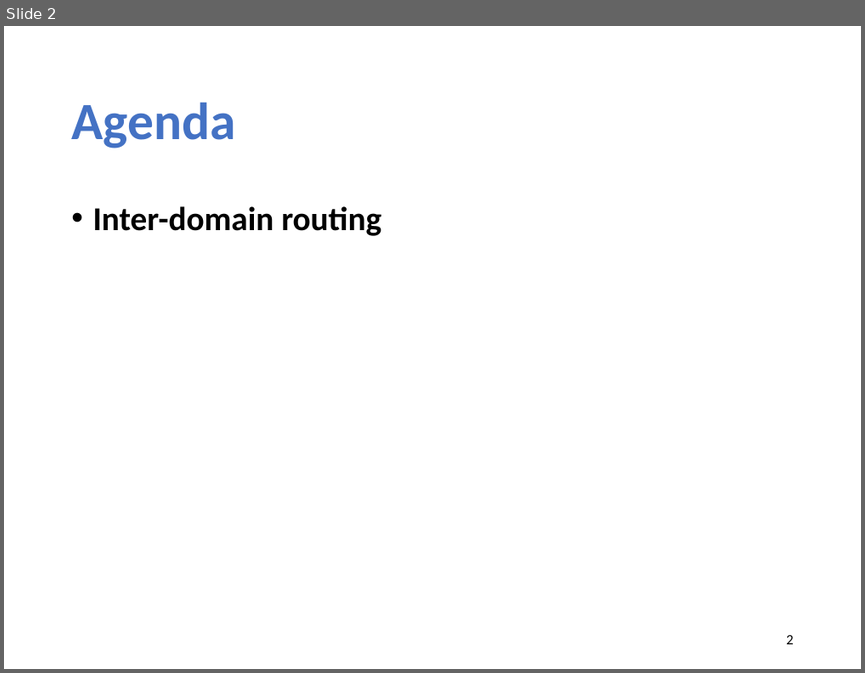
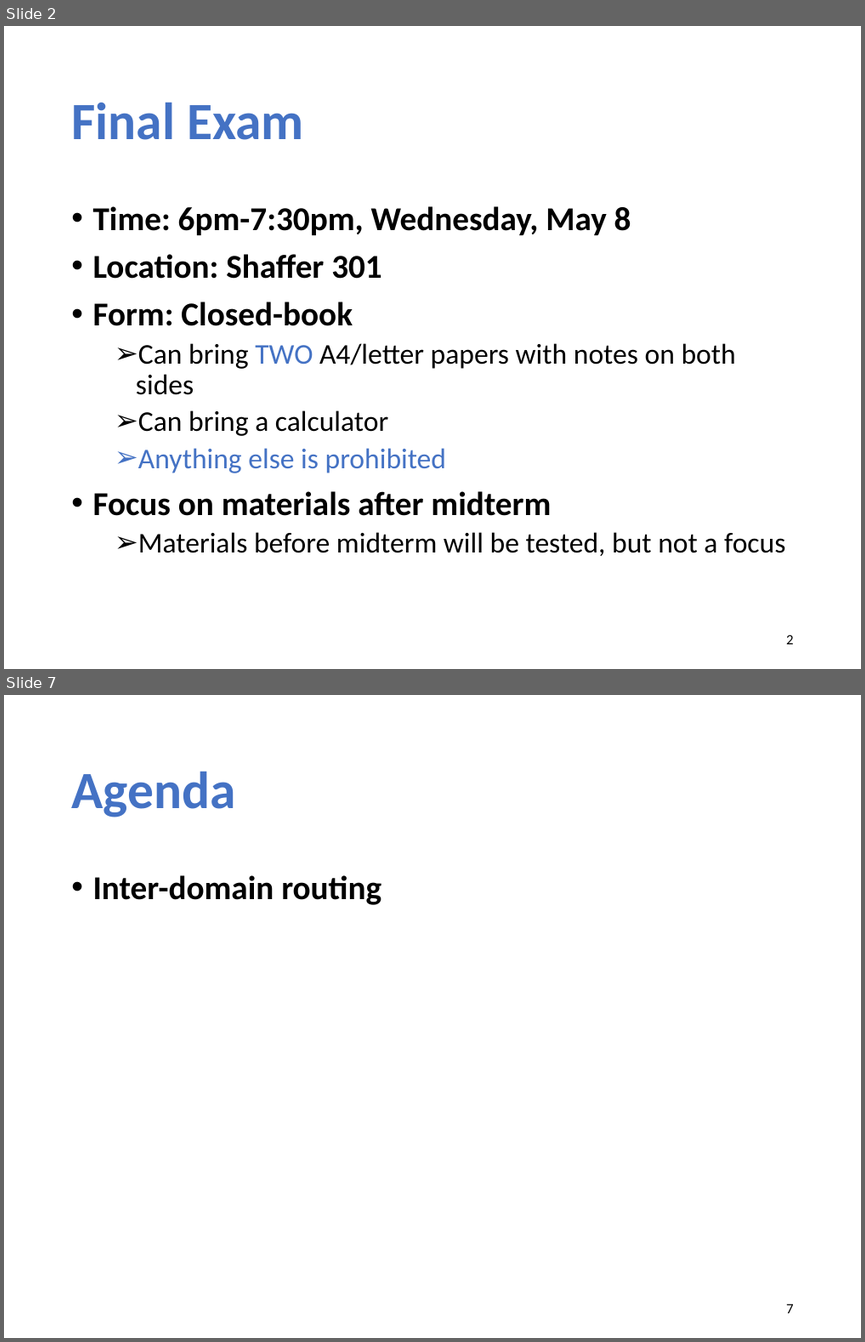
Before and after one commit to xinjin/course-net, a slide deck: slides/lec14_interdomain.pptx. Shown one above the other, each under a label of ours: slide 2 before the commit, slides 2 and 7 after it; the slides between them are not shown. The pictures are 865x673 and 865x1342 pixels, drawn with LibreOffice and Linux fonts; fonts in the diff are those of the drawing. Boxes give left, top, right and bottom in pixels: in the first picture for what was removed or moved away, otherwise in the second. Text is boxed around its words. In the diff, an @@ line names an element or a change of style, - is before the commit and + after.

```diff
--- a/slides/lec14_interdomain.pptx
+++ b/slides/lec14_interdomain.pptx
@@ slide 2 added at [4, 26, 861, 669], background #FFFFFF @@
@@ title added at [71, 102, 304, 140], 44 pt, text #4472C4, bold @@
+Final Exam
@@ text added at [93, 206, 785, 556], 24 pt, text #000000 @@
+• Time: 6pm-7:30pm, Wednesday, May 8
+• Location: Shaffer 301
+• Form: Closed-book
+  ➢ Can bring TWO A4/letter papers with notes on both sides
+  ➢ Can bring a calculator
+  ➢ Anything else is prohibited
+• Focus on materials after midterm
+  ➢ Materials before midterm will be tested, but not a focus
@@ page number added at [786, 635, 793, 644], 12 pt, text #000000 @@
+2
@@ what was slide 2 is now slide 7 @@
@@ page number at [786, 1304, 793, 1313]: text changed @@
-2
+7
```
Also in this commit, not shown: 1 slide changed, 4 other slides added, 19 other files.
